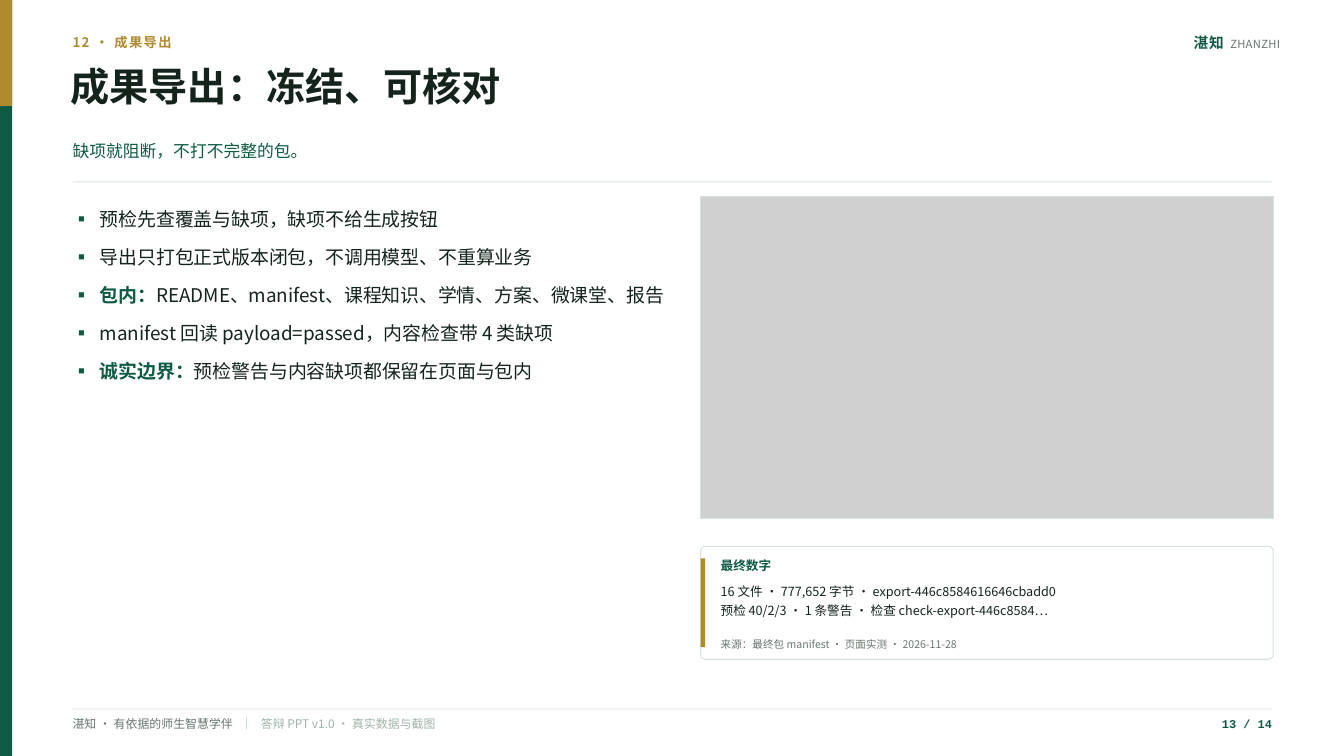
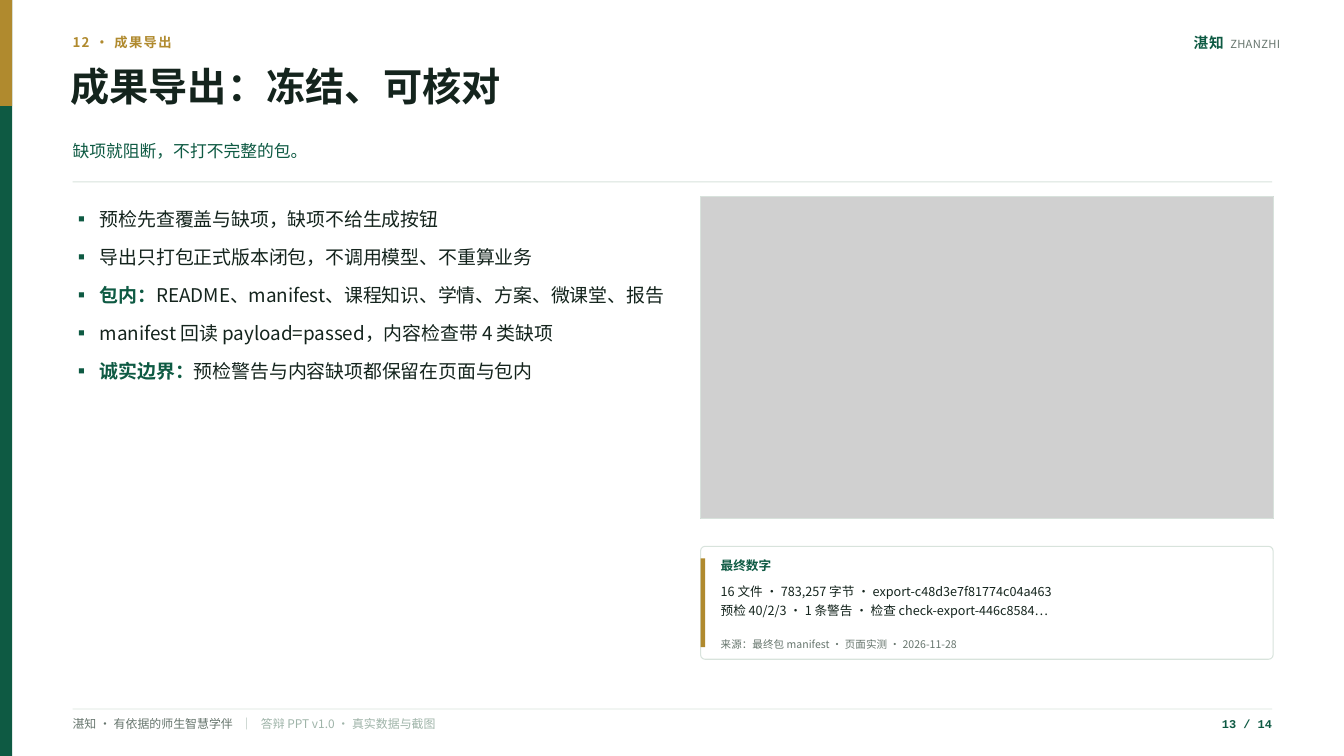
Before and after one commit to rwissez/smart-study-companion, a slide deck: slide 13 of docs/交付/湛知演示_v1.0.pptx. Drawn at 1344x756 pixels with LibreOffice and Linux fonts; fonts in the diff are those of the drawing; grey boxes stand for pictures. Boxes give left, top, right and bottom in pixels: in the first picture for what was removed or moved away, otherwise in the second. Text is boxed around its words. In the diff, an @@ line names an element or a change of style, - is before the commit and + after.

```diff
--- a/docs/交付/湛知演示_v1.0.pptx
+++ b/docs/交付/湛知演示_v1.0.pptx
@@ text at box(721, 585, 1052, 599): text changed @@
-16 文件 · 777,652 字节 · export-446c8584616646cbadd0
+16 文件 · 783,257 字节 · export-c48d3e7f81774c04a463
```
Also in this commit, not shown: 4 other slides changed, 10 other files.
